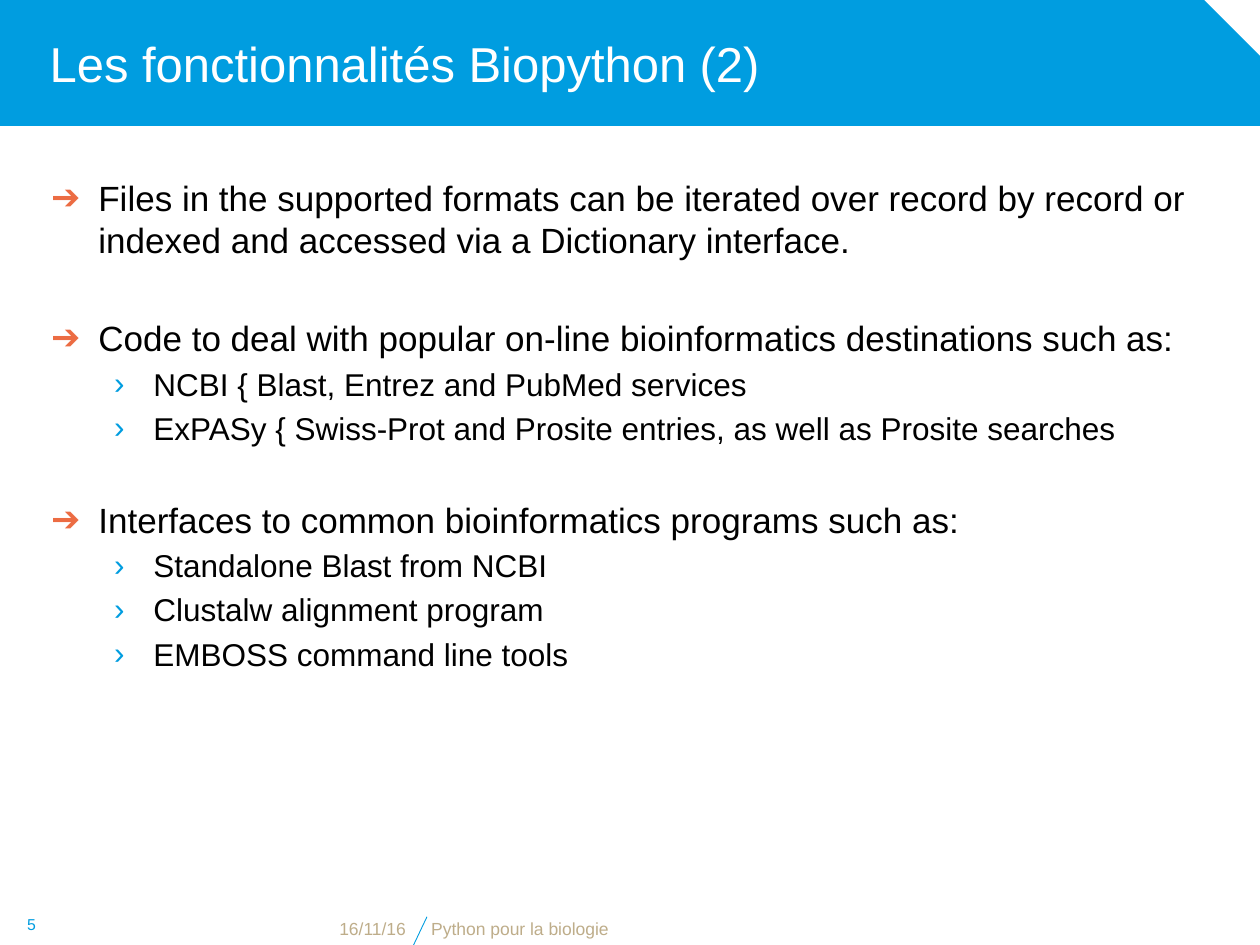
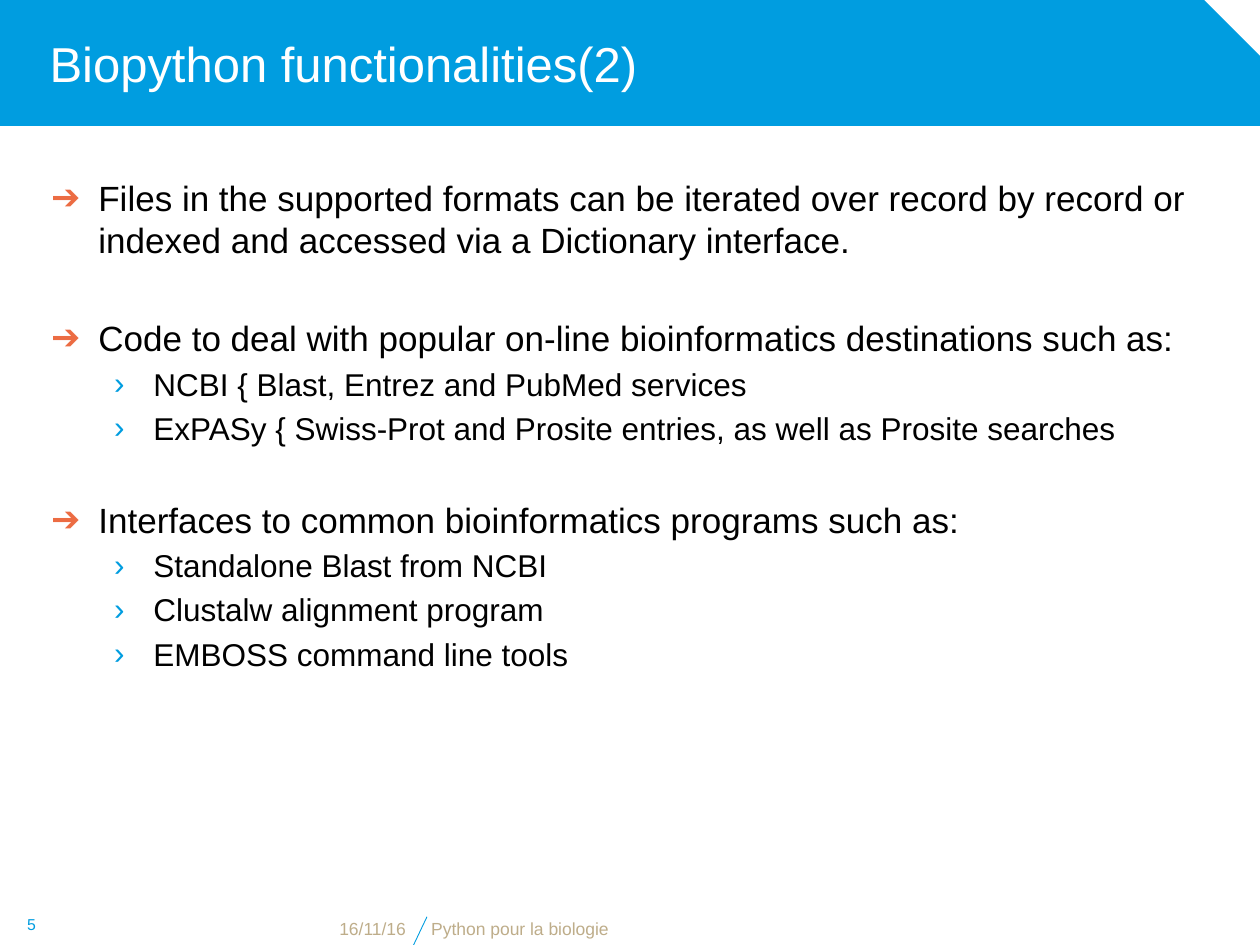
Before and after one commit to bdartigues/python_cnrs_formation, a slide deck: slide 5 of slides/python_biopython_Seq_Object_reduced.pptx. Drawn at 1260x945 pixels with LibreOffice and Linux fonts; fonts in the diff are those of the drawing; background and template pictures are left out. Boxes give left, top, right and bottom in pixels: in the first picture for what was removed or moved away, otherwise in the second. Text is boxed around its words. In the diff, an @@ line names an element or a change of style, - is before the commit and + after.

```diff
--- a/slides/python_biopython_Seq_Object_reduced.pptx
+++ b/slides/python_biopython_Seq_Object_reduced.pptx
@@ title at (x1=50, y1=46, x2=637, y2=92): text changed @@
-Les fonctionnalités Biopython (2)
+Biopython functionalities(2)
```
Also in this commit, not shown: 5 other slides changed, 2 slides removed, 8 other files.
